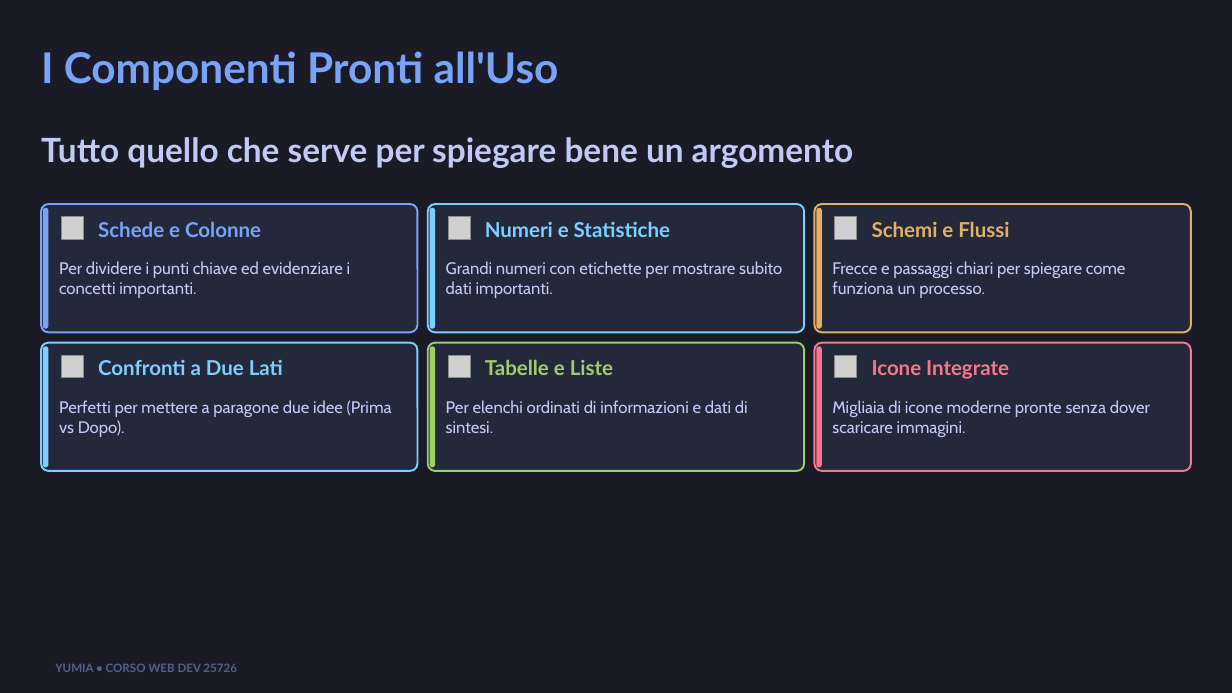
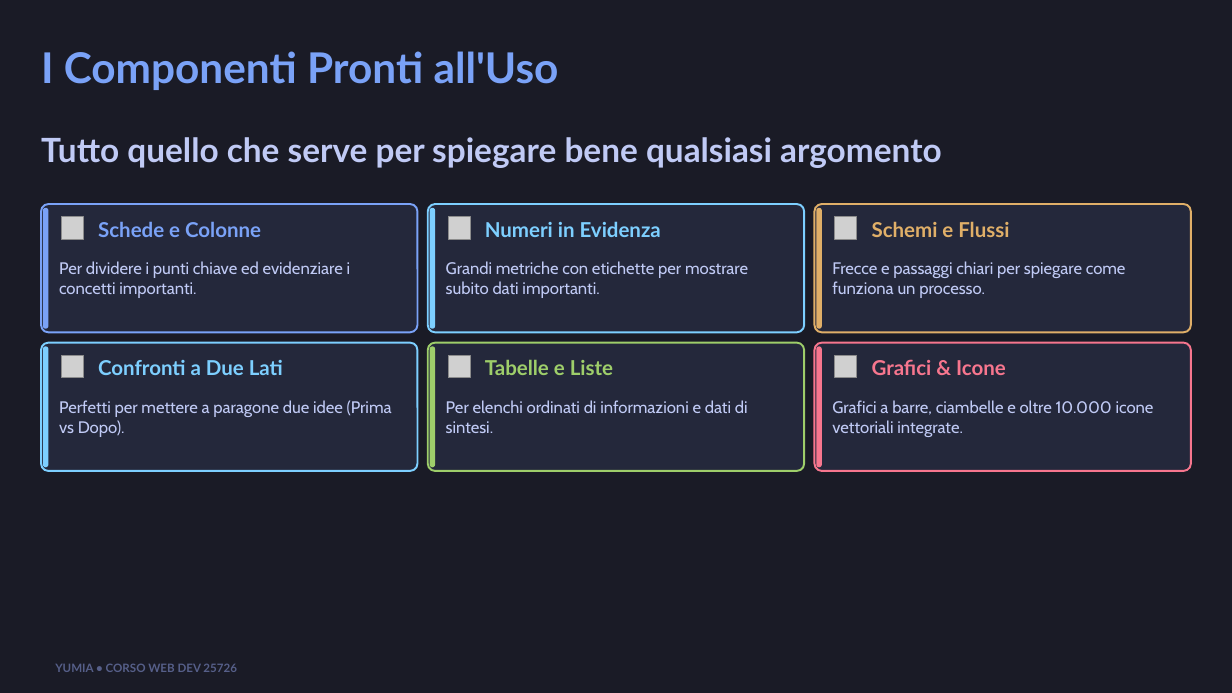
Before and after one commit to biagio-scaglia/Yumia-MD, a slide deck: slide 7 of presentation.pptx. Drawn at 1232x693 pixels with LibreOffice and Linux fonts; fonts in the diff are those of the drawing; grey boxes stand for pictures. Boxes give left, top, right and bottom in pixels: in the first picture for what was removed or moved away, otherwise in the second. Text is boxed around its words. In the diff, an @@ line names an element or a change of style, - is before the commit and + after.

```diff
--- a/presentation.pptx
+++ b/presentation.pptx
@@ text at (x1=41, y1=137, x2=941, y2=168): text changed @@
-Tutto quello che serve per spiegare bene un argomento
+Tutto quello che serve per spiegare bene qualsiasi argomento
@@ text at (x1=485, y1=221, x2=661, y2=237): text changed @@
-Numeri e Statistiche
+Numeri in Evidenza
@@ text at (x1=446, y1=261, x2=748, y2=298): text changed @@
-Grandi numeri con etichette per mostrare subito dati importanti.
+Grandi metriche con etichette per mostrare subito dati importanti.
@@ text at (x1=872, y1=359, x2=1006, y2=375): text changed @@
-Icone Integrate
+Grafici & Icone
@@ text at (x1=832, y1=400, x2=1154, y2=437): text changed @@
-Migliaia di icone moderne pronte senza dover scaricare immagini.
+Grafici a barre, ciambelle e oltre 10.000 icone vettoriali integrate.
```
Also in this commit, not shown: 6 other slides changed, 16 other files.
